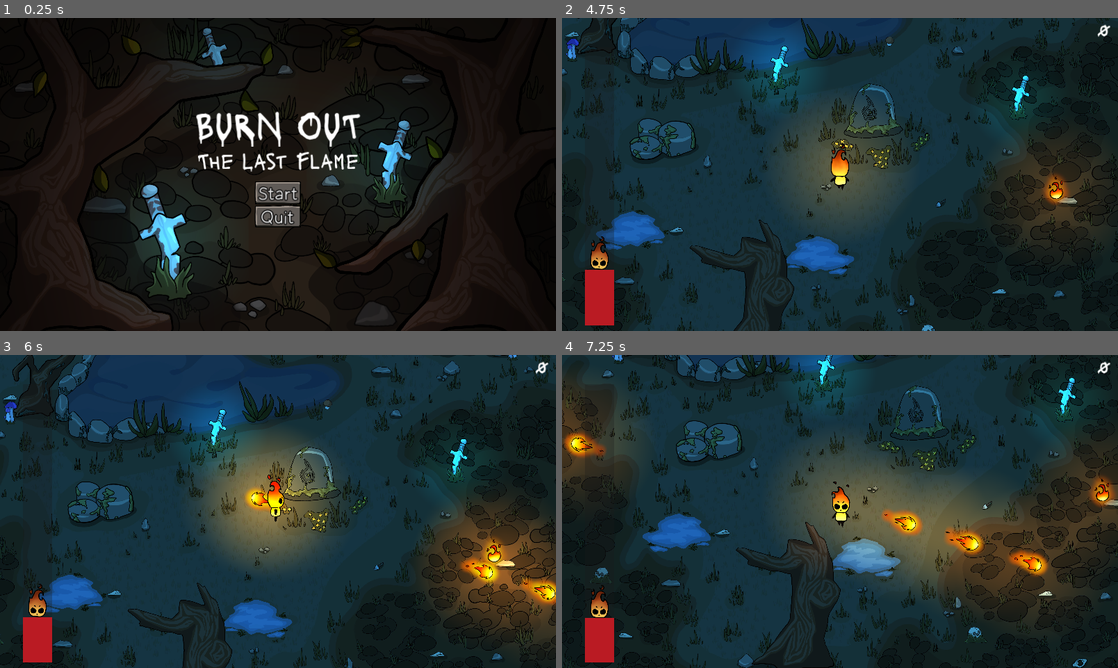
Above: before the commit, frames 1-4 (two rows, left to right).
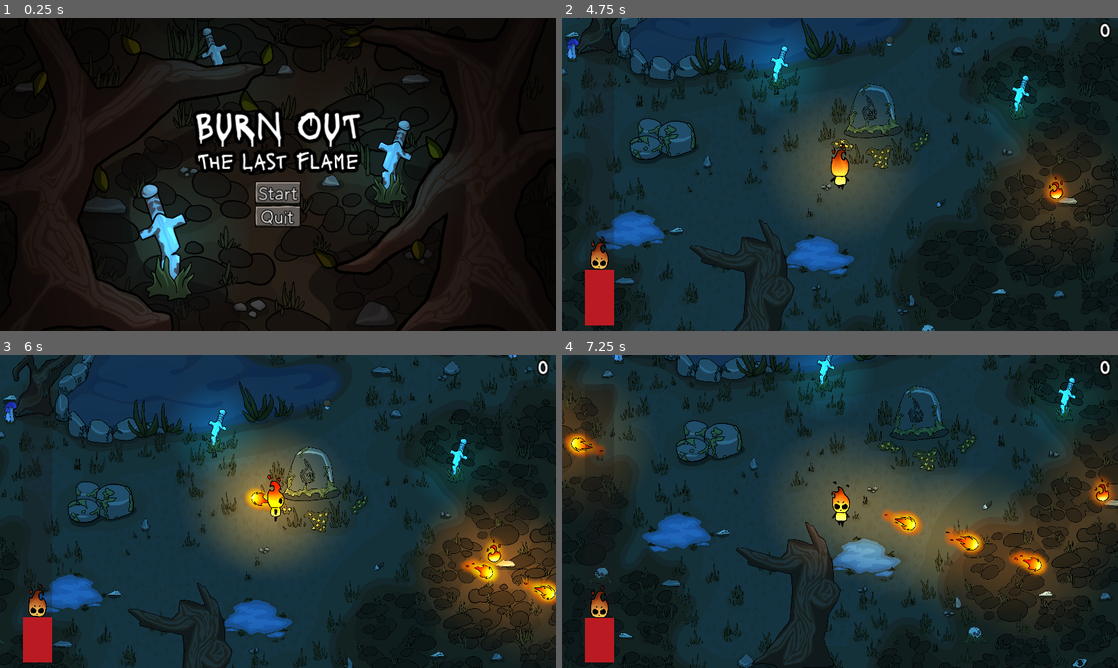
Above: after the commit, the same moments.

Repository: emil-judin/jam-burnout
Game: Godot game, scene res://scenes/ui/menu/MainMenu.tscn
The game is run twice, just before and just after one commit, with the same random seed, the same clock (stepped at 60 frames per second) and the same inputs. The engine's default icon, where the game draws it, is replaced by a stand-in: a white triangle on a blue panel in a dark square. Video files are missing from this copy of the repository; at most half a second of black plays in their place. Sound files missing from this copy of the repository are replaced by a short silence.
Inputs (mouse positions are in pixels of both pictures, inside the frame that each line leads up to):
- Up to frame 1 (0.25 s): no input
- Up to frame 2 (4.75 s): click "Start" at 0.5 s; click "Start" at 1.25 s; tap Enter (skip_cutscene) at 2, 3.5 s; move the mouse to (962, 158) at 2.02 s; hold D (right) 2.03-2.78 s; tap / (-) at 2.1, 3.05, 3.6, 4.55 s; tap Space at 2.75 s; move the mouse to (728, 190) at 2.77 s; hold S (down) 2.78-3.53 s; tap ] (+) at 2.85 s; move the mouse to (895, 105) at 3.52 s; hold D (right) 3.53-4.28 s; move the mouse to (812, 237) at 4.27 s; hold W (up) from 4.28 s (still down); click (812, 237) at 4.35 s
- Up to frame 3 (6 s): move the mouse to (444, 558) at 5.02 s; release W (up) at 5.03 s; hold E (stomp) 5.03-5.78 s; hold A (left) from 5.03 s (still down); tap / (-) at 5.3, 5.85 s; move the mouse to (111, 464) at 5.77 s
- Up to frame 4 (7.25 s): move the mouse to (867, 511) at 6.52 s; release A (left) at 6.53 s; hold S (down) from 6.53 s (still down); tap ] (+) at 6.6 s; tap / (-) at 6.8 s

The runs differ from the first frame. In frame 1, 1.3% of the frame differs, in the area x 35-65%, y 28-51%; in frame 2, less than 0.1%; in frame 3, less than 0.1%; in frame 4, less than 0.1%.
Error in both runs: Cannot call method 'change_scene_to_file' on a null value. (res://scripts/main_menu.gd:8)

Commit message:
Outlines for Headings and UI Text

Diff:
--- a/burnout/scenes/game/EndScreen.tscn
+++ b/burnout/scenes/game/EndScreen.tscn
@@ -50,6 +50,7 @@
 
 [node name="RunTimeDisplay" type="Label" parent="TextureRect/MarginContainer/CenterContainer"]
 layout_mode = 2
+theme_override_constants/outline_size = 60
 theme_override_fonts/font = ExtResource("2_v8ytp")
 theme_override_font_sizes/font_size = 200
 text = "Your score: 10000"
--- a/burnout/scenes/ui/menu/MainMenu.tscn
+++ b/burnout/scenes/ui/menu/MainMenu.tscn
@@ -106,12 +106,14 @@
 size_flags_vertical = 10
 
 [node name="RichTextLabel" type="RichTextLabel" parent="GroundBackground/MarginContainer/VBoxContainer/VBoxContainer"]
+custom_minimum_size = Vector2(1220, 0)
 layout_mode = 2
 size_flags_horizontal = 4
 size_flags_vertical = 6
+theme_override_constants/outline_size = 100
 theme_override_fonts/normal_font = ExtResource("2_357cy")
 theme_override_font_sizes/normal_font_size = 250
-text = "BURN OUT"
+text = " BURN OUT "
 fit_content = true
 autowrap_mode = 0
 
@@ -119,6 +121,7 @@
 layout_mode = 2
 size_flags_horizontal = 4
 size_flags_vertical = 6
+theme_override_constants/outline_size = 100
 theme_override_fonts/font = ExtResource("2_357cy")
 theme_override_font_sizes/font_size = 150
 text = "The Last Flame
--- a/burnout/scenes/ui/ui.tscn
+++ b/burnout/scenes/ui/ui.tscn
@@ -1,7 +1,7 @@
 [gd_scene load_steps=9 format=3 uid="uid://76a05owd81yc"]
 
 [ext_resource type="Script" path="res://scripts/ui.gd" id="1_qv1m4"]
-[ext_resource type="FontFile" uid="uid://buqhriudoc8ou" path="res://assets/fonts/Lacquer-Regular.ttf" id="2_i4j4n"]
+[ext_resource type="FontFile" uid="uid://bw7i5ex7v82vb" path="res://assets/fonts/morning_breeze/MorningBreeze.otf" id="2_dsaal"]
 [ext_resource type="Texture2D" uid="uid://biqyy2tttry4d" path="res://assets/sprites/characters/main_char_head.png" id="2_pbnqi"]
 [ext_resource type="Shader" path="res://assets/shaders/fire_shader.gdshader" id="3_df6dr"]
 
@@ -84,8 +84,9 @@
 
 [node name="ScoreLabel" type="RichTextLabel" parent="Control/MainContainer/TopBox/MarginContainer2"]
 layout_mode = 2
-theme_override_fonts/normal_font = ExtResource("2_i4j4n")
-theme_override_font_sizes/normal_font_size = 120
+theme_override_constants/outline_size = 40
+theme_override_fonts/normal_font = ExtResource("2_dsaal")
+theme_override_font_sizes/normal_font_size = 150
 text = "100000"
 fit_content = true
 text_direction = 2
